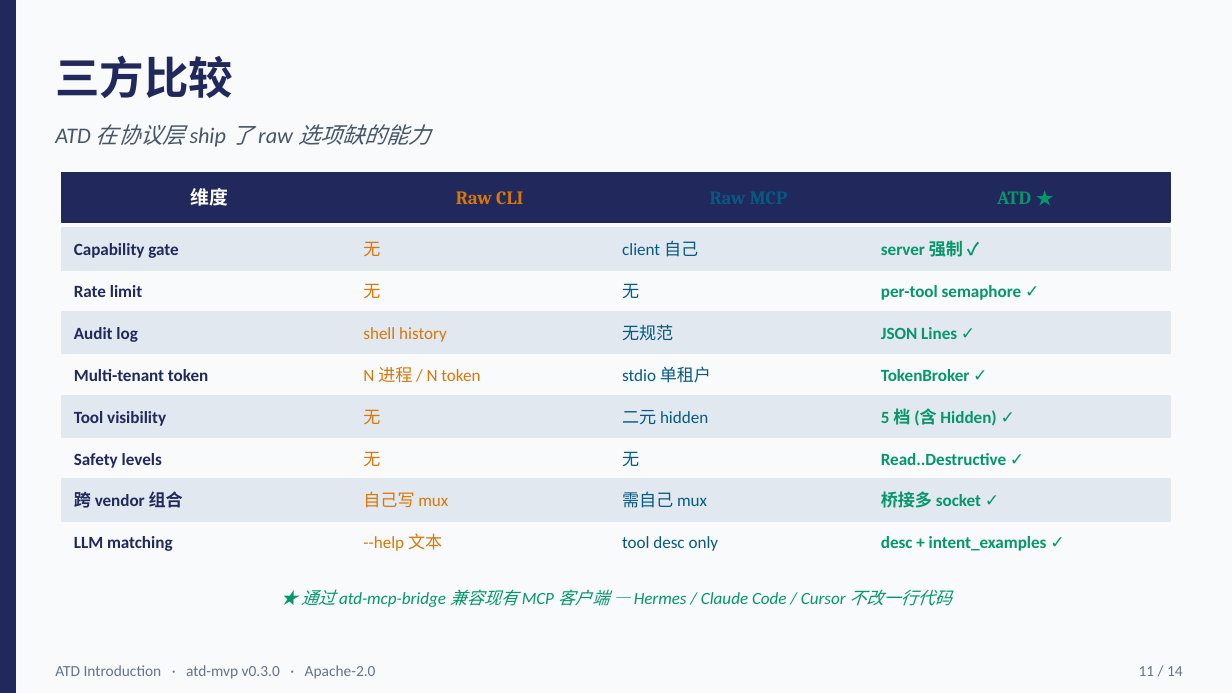
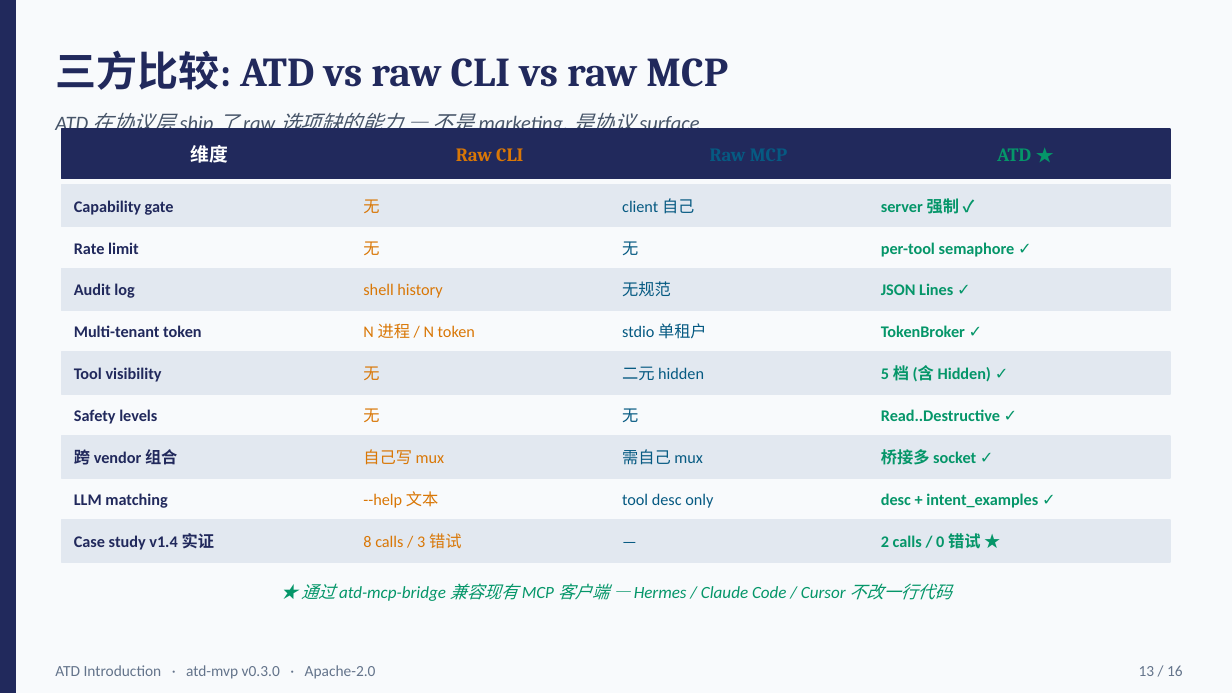
Before and after one commit to downsea/atd, a slide deck: slide 13 of docs/whitepaper/atd-introduction.pptx (slide 11 before the commit). Drawn at 1232x693 pixels with LibreOffice and Linux fonts; fonts in the diff are those of the drawing. Boxes give left, top, right and bottom in pixels: in the first picture for what was removed or moved away, otherwise in the second. Text is boxed around its words. In the diff, an @@ line names an element or a change of style, - is before the commit and + after.

```diff
--- a/docs/whitepaper/atd-introduction.pptx
+++ b/docs/whitepaper/atd-introduction.pptx
@@ text at (55,50,728,90): text changed; size 26 to 24 pt @@
-三方比较
+三方比较: ATD vs raw CLI vs raw MCP
@@ text at (55,113,699,136): text changed; size 13 to 12 pt @@
-ATD 在协议层 ship 了 raw 选项缺的能力
+ATD 在协议层 ship 了 raw 选项缺的能力 — 不是 marketing, 是协议 surface
@@ 31 texts, 1 rectangle: place and size @@
-31 texts, 1 rectangle at (62,172,1170,551)
+31 texts, 1 rectangle at (62,129,1170,508)
@@ rectangle added at (62,185,1170,227), fill #E2E8F0, outline #E2E8F0 1 pt @@
@@ size 10 to 9.5 pt in 32 elements at (363,408,379,422), (363,241,379,255), (74,242,139,254), (74,283,134,298), (363,283,442,298), (622,281,671,296), (74,409,157,424), (622,408,638,422), (74,200,174,215), (622,198,694,214), (881,198,959,214), (622,241,638,255), (881,242,1015,257), (881,283,953,295), (74,325,201,337), (363,323,475,339), (622,323,707,339), (881,325,965,337), (74,367,162,382), (622,366,704,380), (881,363,991,385), (881,409,1000,421), (74,449,177,465), (363,449,444,465), (74,493,167,508), (363,491,438,508), (622,493,713,508), (622,449,702,465), (881,449,976,465), (881,493,1038,508), (363,366,379,380), (363,199,379,213) @@
@@ text "无": place and size @@
-text "无" at (363,451,380,466)
+text "无" at (363,199,379,213)
@@ text "无": place and size @@
-text "无" at (363,283,380,298)
+text "无" at (363,366,379,380)
@@ 4 rectangles: place and size @@
-4 rectangles at (62,228,1170,521)
+4 rectangles at (62,269,1170,562)
@@ text added at (74,533,214,550), 9.5 pt, text #21295C, bold @@
+Case study v1.4 实证
@@ text added at (363,533,461,549), 9.5 pt, text #D97706 @@
+8 calls / 3 错试
@@ text added at (622,520,875,562), 9.5 pt, text #065A82 @@
+—
@@ text added at (881,533,980,549), 9.5 pt, text #059669, bold @@
+2 calls / 0 错试 ★
@@ text "★ 通过 atd-mcp-bridge 兼容现有 MCP ...": place and size @@
-text "★ 通过 atd-mcp-bridge 兼容现有 MCP ..." at (301,589,951,607)
+text "★ 通过 atd-mcp-bridge 兼容现有 MCP ..." at (301,583,951,601)
@@ text at (1139,665,1183,676): text changed @@
-11 / 14
+13 / 16
```
Also in this commit, not shown: 6 other slides changed, 9 slides added, 7 slides removed, 1 other file.
